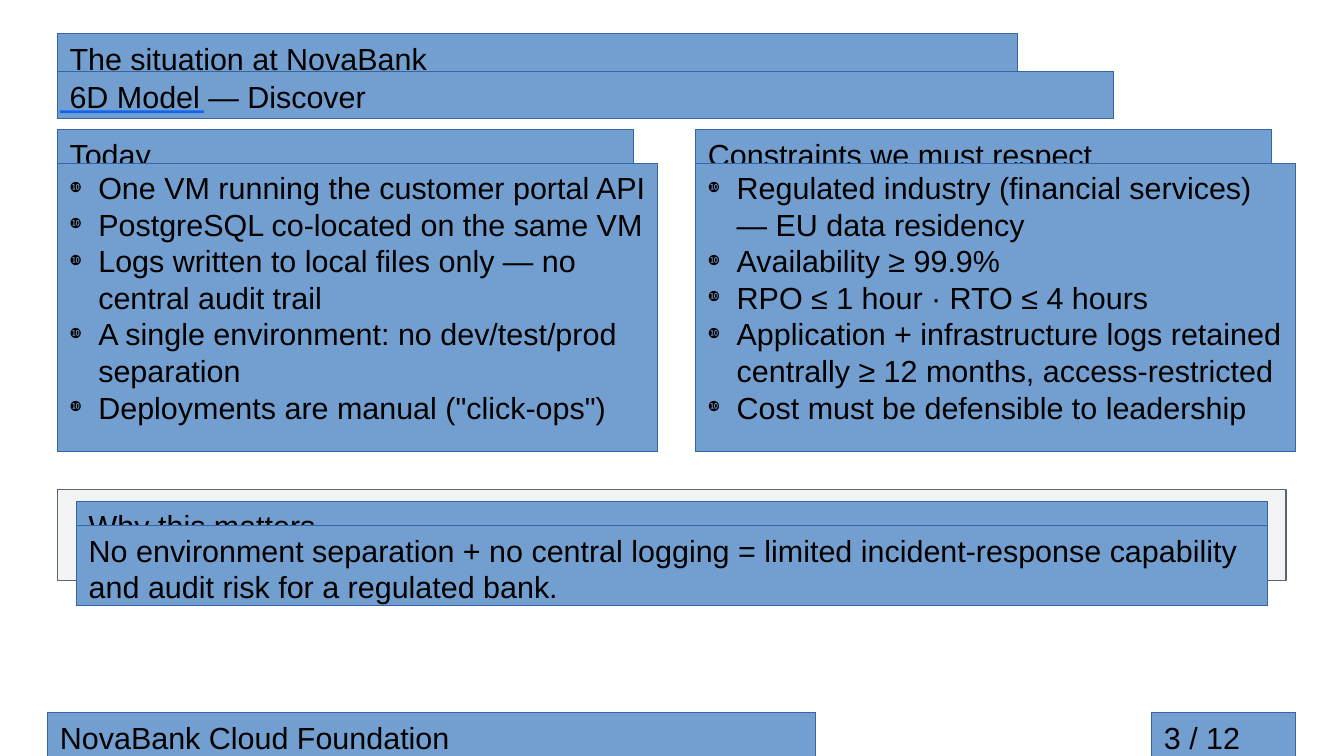
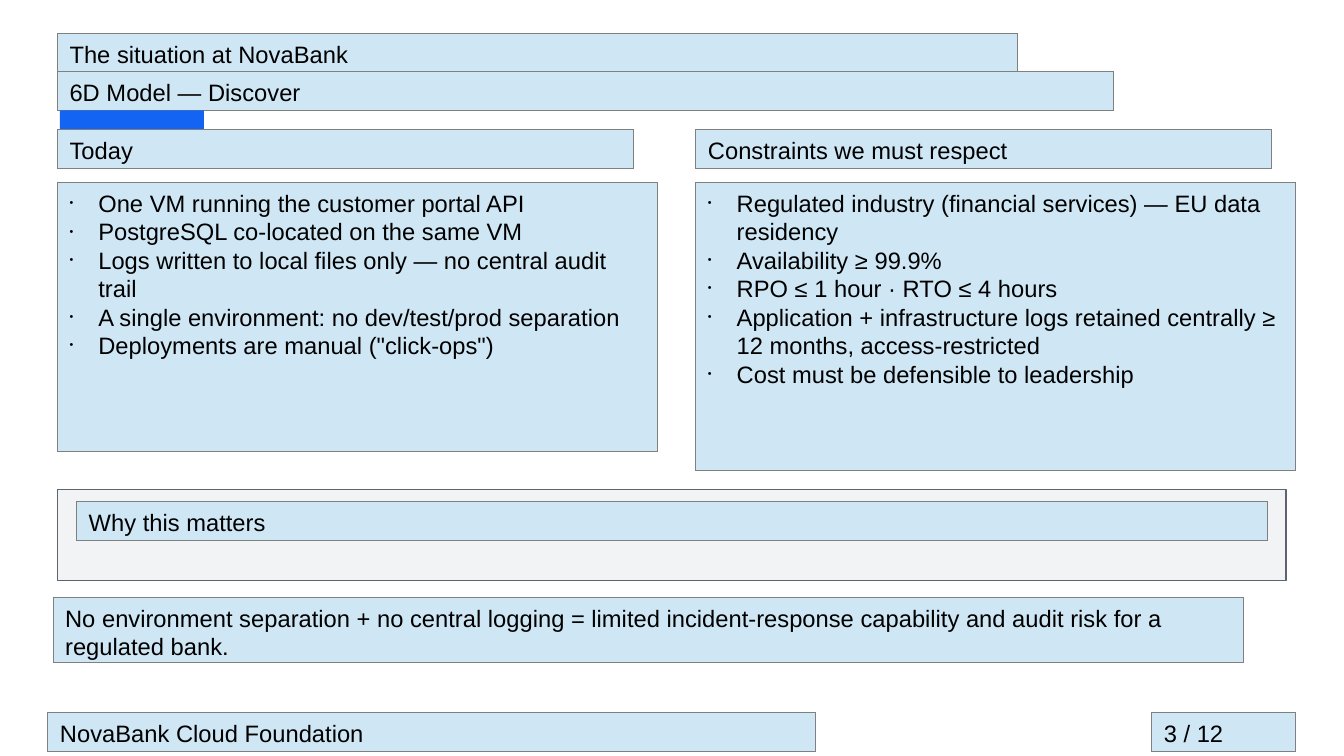
Before and after one commit to MetehanBolat/contoso-poc, a slide deck: slide 3 of slides/novabank-cloud-foundation.odp. Drawn at 1344x756 pixels with LibreOffice and Linux fonts; fonts in the diff are those of the drawing. Boxes give left, top, right and bottom in pixels: in the first picture for what was removed or moved away, otherwise in the second. Text is boxed around its words. In the diff, an @@ line names an element or a change of style, - is before the commit and + after.

```diff
--- a/slides/novabank-cloud-foundation.odp
+++ b/slides/novabank-cloud-foundation.odp
@@ rectangle "6D Model — Discover" resized from (x1=57, y1=72, x2=1113, y2=118) to (x1=57, y1=72, x2=1113, y2=111) @@
@@ rectangle resized from (x1=60, y1=111, x2=204, y2=113) to (x1=60, y1=111, x2=204, y2=157) @@
@@ rectangle "Today" resized from (x1=57, y1=129, x2=633, y2=176) to (x1=57, y1=129, x2=633, y2=168) @@
@@ rectangle "Constraints we must respect" resized from (x1=696, y1=129, x2=1272, y2=176) to (x1=696, y1=129, x2=1272, y2=168) @@
@@ rectangle "One VM running the customer ..." resized from (x1=57, y1=163, x2=657, y2=451) to (x1=57, y1=183, x2=657, y2=451) @@
@@ rectangle "One VM running the customer ..." at (x1=57, y1=183, x2=657, y2=451): size 18 to 14 pt; bullet ❿ to •; fill #729FCF to #CFE7F5; outline #3465A4 0 pt to #808080 0 pt @@
@@ rectangle "Regulated industry (financial services) — ..." at (x1=696, y1=183, x2=1296, y2=471): size 18 to 14 pt; bullet ❿ to •; fill #729FCF to #CFE7F5; outline #3465A4 0 pt to #808080 0 pt @@
@@ rectangle "Regulated industry (financial services) — ..." moved from (x1=696, y1=163, x2=1296, y2=451) to (x1=696, y1=183, x2=1296, y2=471) @@
@@ rectangle "Why this matters" resized from (x1=77, y1=501, x2=1267, y2=548) to (x1=77, y1=501, x2=1267, y2=540) @@
@@ size 18 to 14 pt; fill #729FCF to #CFE7F5; outline #3465A4 0 pt to #808080 0 pt in 8 elements at (x1=57, y1=34, x2=1017, y2=82), (x1=77, y1=501, x2=1267, y2=540), (x1=57, y1=72, x2=1113, y2=111), (x1=48, y1=713, x2=816, y2=752), (x1=57, y1=129, x2=633, y2=168), (x1=696, y1=129, x2=1272, y2=168), (x1=1153, y1=713, x2=1296, y2=752), (x1=54, y1=598, x2=1244, y2=663) @@
@@ rectangle "No environment separation + no ..." resized from (x1=77, y1=526, x2=1267, y2=606) to (x1=54, y1=598, x2=1244, y2=663) @@
@@ rectangle "NovaBank Cloud Foundation" resized from (x1=48, y1=713, x2=816, y2=756) to (x1=48, y1=713, x2=816, y2=752) @@
@@ rectangle "3 / 12" resized from (x1=1153, y1=713, x2=1296, y2=756) to (x1=1153, y1=713, x2=1296, y2=752) @@
```
Also in this commit, not shown: 11 other slides changed, 3 other files.
